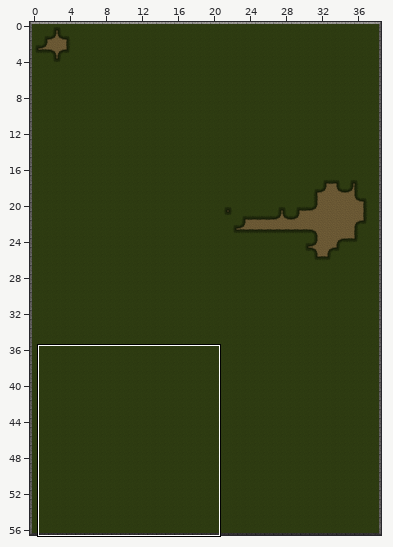
Tiled map -- resources/maps/map2.tmx. The first picture is a wide view before the edit; the outline marks the close-up.
Close-up. Before the commit:
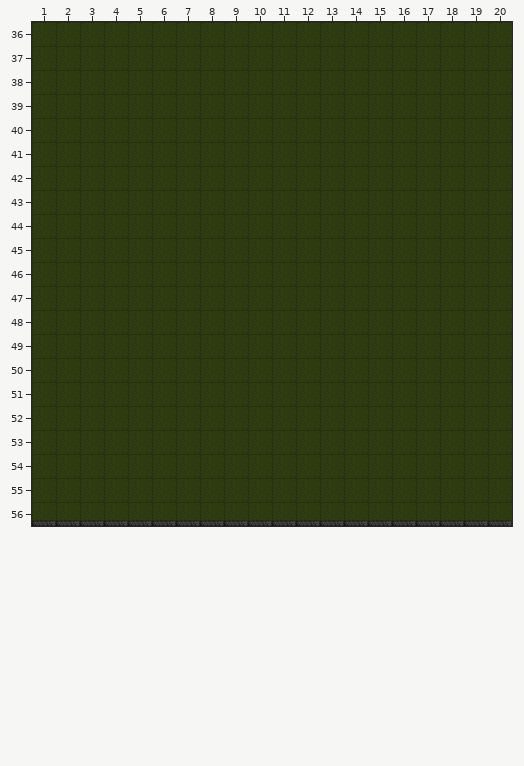
Cells are 89x89 px. Shown: x 1..20, y 36..56. The commit also changed other parts of the map, which this record leaves out.
After the commit:
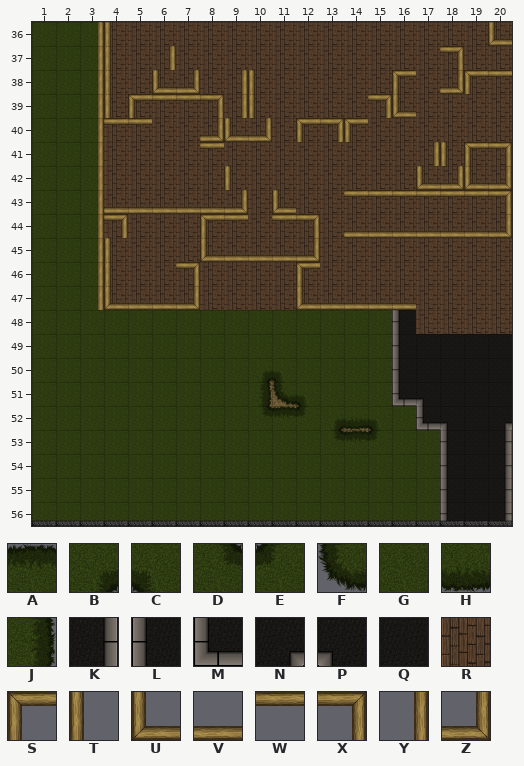
Key: from "Nature": A 0 "grass_tiles_0003_Layer-5", B 1 "grass_tiles_0004_Layer-5", C 2 "grass_tiles_0005_Layer-5", D 4 "grass_tiles_0007_Layer-4", E 5 "grass_tiles_0008_Layer-4", F 6 "grass_tiles_0009_Layer-4", G 10 "grass_tiles_0000_Layer-5", H 11 "grass_tiles_0001_Layer-5", J 12 "grass_tiles_0002_Layer-5"; from "Road": K 3 "asphalt_tiles_0003_Layer", L 4 "asphalt_tiles_0004_Layer", M 5 "asphalt_tiles_0005_Layer", N 10 "asphalt_tiles_0010_Layer", P 11 "asphalt_tiles_0011_Layer", Q 12 "asphalt_tiles_0012_Layer", R 13 "wood (Tile)"; from "Structure": S 71 "walls_0002_Layer-3 (Tile", T 72 "walls_0003_Layer-4 (Tile", U 73 "walls_0004_Layer-5 (Tile", V 74 "walls_0005_Layer-6 (Tile", W 75 "walls_0006_Layer-7 (Tile", X 76 "walls_0007_Layer-8 (Tile", Y 77 "walls_0008_Layer-9 (Tile", Z 78 "walls_0009_Layer-10 (Til".
_ is an empty cell, # one hidden under a higher layer.
From old to new:
Layer "Grass":
y 49: x 18..19 GG -> ##
y 50: x 10..11 GG -> BC; x 18..19 GG -> ##
y 51: x 10..12 GGG -> JFC; x 18..19 GG -> ##
y 52: x 10..15 GGGGGG -> DAEBHC
y 53: x 13..15 GGG -> DAE
Layer "Road":
y 36..47: x 4..20 _________________ -> RRRRRRRRRRRRRRRRR
y 48: x 16..20 _____ -> LRRRR
y 49..50: x 16..20 _____ -> LQQQQ
y 51: x 16..20 _____ -> MPQQQ
y 52: x 17..20 ____ -> MPQN
y 53..56: x 18..20 ___ -> LQK
Layer "Walls":
y 36: x 3..4 __ -> YT; x 20 _ -> U
y 37: x 3..4 __ -> YT; x 6 _ -> Y; x 18 _ -> X
y 38: x 3..4 __ -> YT; x 6..7 __ -> UZ; x 9..10 __ -> YT; x 16 _ -> S; x 18..20 ___ -> ZSW
y 39: x 3..10 ________ -> YTSWWXYT; x 15..16 __ -> XU
y 40: x 3..5 ___ -> YWW; x 8..10 ___ -> ZUZ; x 12..14 ___ -> SXS
y 41: x 3 _ -> Y; x 8 _ -> W; x 17..20 ____ -> YTSX
y 42: x 3 _ -> Y; x 9 _ -> T; x 17..20 ____ -> UZUZ
y 43: x 3..9 _______ -> YVVVVVZ; x 11 _ -> U; x 14..20 _______ -> WWWWWWX
y 44: x 3..4 __ -> YX; x 8..9 __ -> SW; x 11..12 __ -> WX; x 14..20 _______ -> VVVVVVZ
y 45: x 3..4 __ -> YT; x 8..12 _____ -> UVVVZ
y 46: x 3..4 __ -> YT; x 7 _ -> X; x 12 _ -> S
y 47: x 3..7 _____ -> YUVVZ; x 12..16 _____ -> UVVVV
